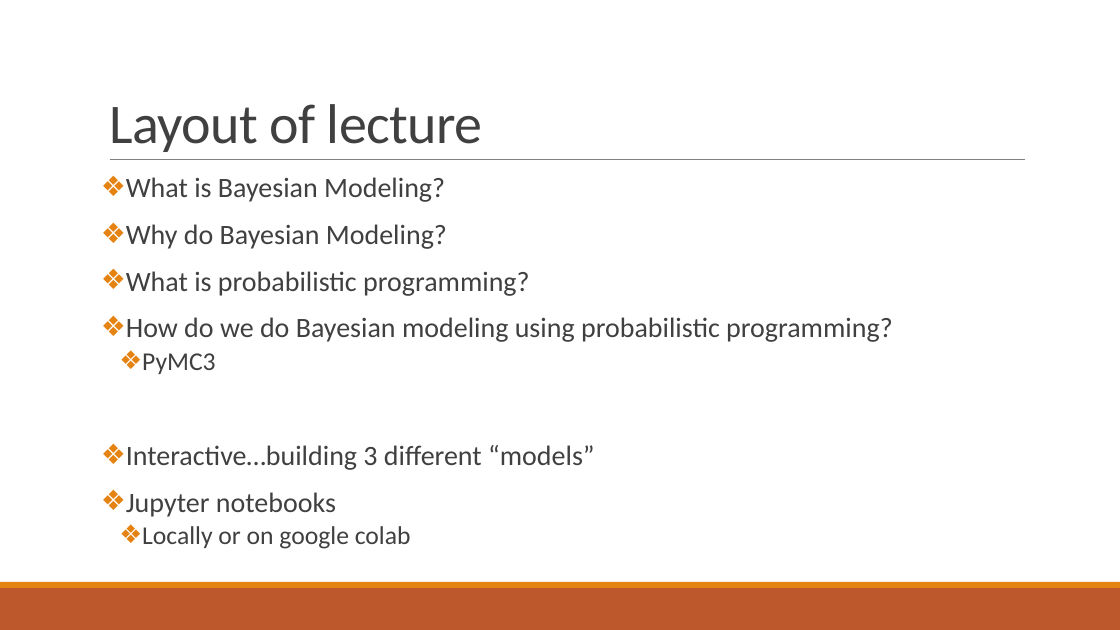
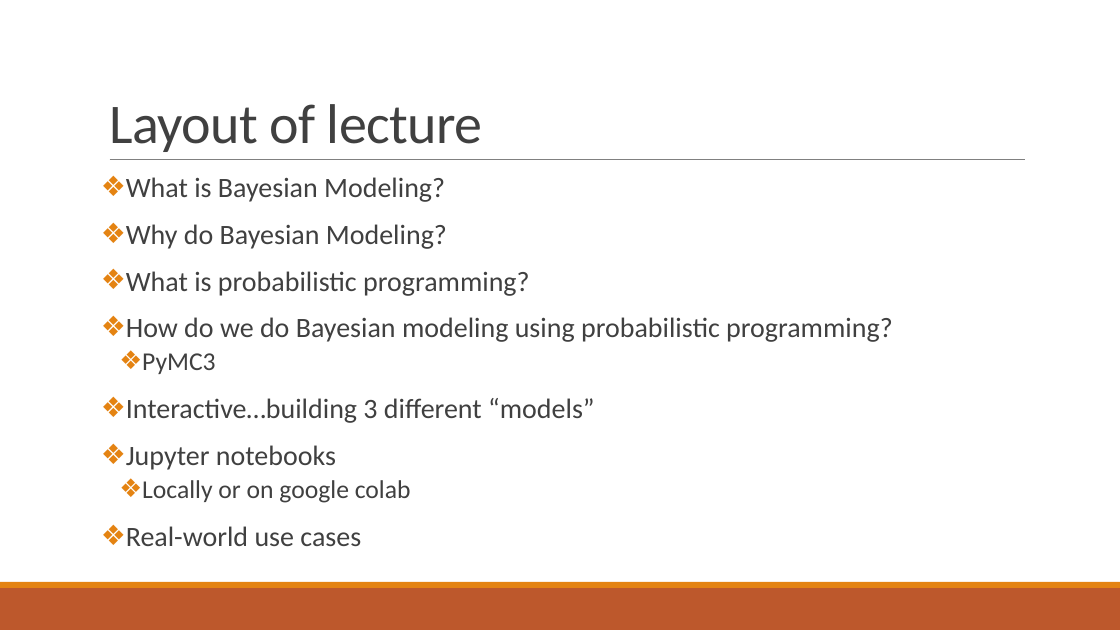
Before and after one commit to abuzarmahmood/teachables, a slide deck: slide 2 of Bayesian_Modeling_Lecture/Adv_Data_Analysis_Bayesian_Modeling.pptx. Drawn at 1120x630 pixels with LibreOffice and Linux fonts; fonts in the diff are those of the drawing. Boxes give left, top, right and bottom in pixels: in the first picture for what was removed or moved away, otherwise in the second. Text is boxed around its words. In the diff, an @@ line names an element or a change of style, - is before the commit and + after.

Commit message:
Add "real-world" examples of using probabilistic programming

```diff
--- a/Bayesian_Modeling_Lecture/Adv_Data_Analysis_Bayesian_Modeling.pptx
+++ b/Bayesian_Modeling_Lecture/Adv_Data_Analysis_Bayesian_Modeling.pptx
@@ text at (x1=126, y1=526, x2=361, y2=546): paragraph added @@
+❖ Real-world use cases
```
Also in this commit, not shown: 7 slides added.
